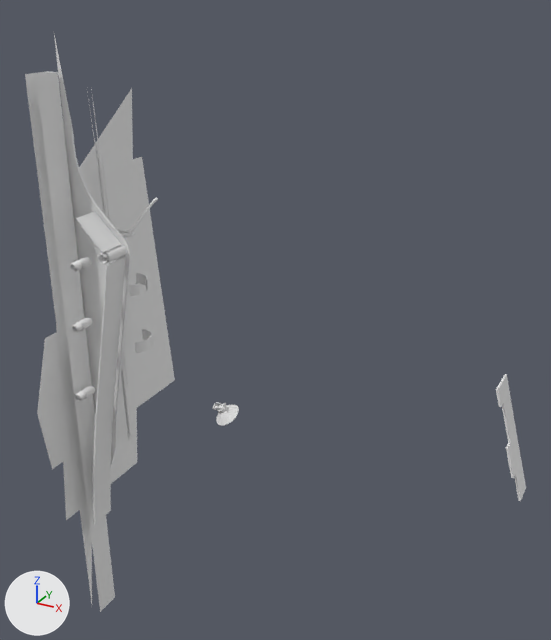
Two versions of the OBJ model DarkChaos-Dev/gameitems/Primitive.LM_GI_gi12_Parts.obj, one commit apart.
Both versions are drawn from a camera (50 mm lens) standing at (506.0, -1091.0, 186.0) and looking at (-103.0, 16.0, -368.0). Every picture has the same lights, and +X, +Y and +Z are marked at lower left. Where no turn or scale is listed for an object, it has been applied to the vertices. Vertices at the same position are counted once.

Names of what the first picture shows: 'LM_GI_gi12_Parts'.
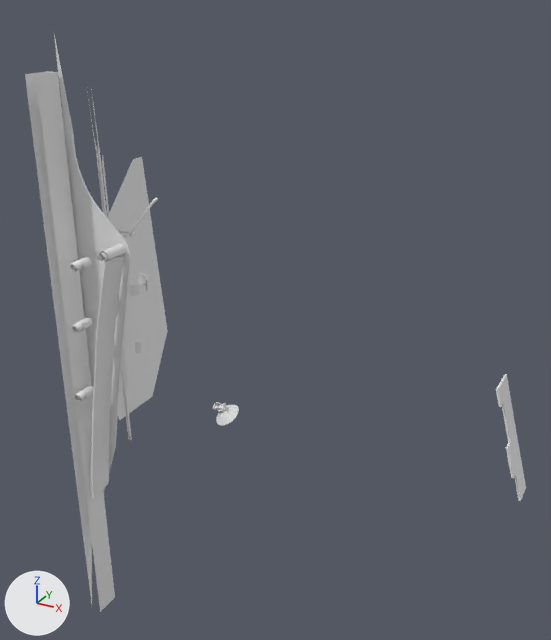
What differs and where, as boxes [x1, y1, x2, y2] in the pictures (551 x 640 px; the box of a moved part takes in the faces that stretch with it):
part 1 of me_lm_gi_gi12_parts, moved or reshaped: before [104, 244, 127, 263]; after [100, 244, 126, 263]
part 2 of me_lm_gi_gi12_parts, rebuilt (9% shorter): before [93, 257, 125, 524]; after [91, 256, 124, 500]
part 3 of me_lm_gi_gi12_parts, deleted: before [76, 207, 121, 253]
part 4 of me_lm_gi_gi12_parts, cut back: before [37, 88, 175, 521]; after [97, 252, 108, 263]

Patch to the scene script:
```diff
--- a/DarkChaos-Dev/gameitems/Primitive.LM_GI_gi12_Parts.obj.py
+++ b/DarkChaos-Dev/gameitems/Primitive.LM_GI_gi12_Parts.obj.py
@@ me_lm_gi_gi12_parts @@
 # used by ob_lm_gi_gi12_parts; location = (0.0, 0.0, 0.0)
-me_lm_gi_gi12_parts.from_pydata(...)  # 3947 vertices, 6595 faces; spans x -477.0..381.0, y -223.0..201.0, z -1081.0..120.0
+me_lm_gi_gi12_parts.from_pydata(...)  # 3708 vertices, 6171 faces; spans x -477.0..381.0, y -163.0..185.0, z -1081.0..120.0
+# me_lm_gi_gi12_parts part 1: the loose piece of 32 vertices spanning x -360.0..-340.0, y -142.0..-92.0, z -253.0..-233.0 is moved by (-2.0, 0.0, 1.0)
+# me_lm_gi_gi12_parts part 2: the loose piece of 116 vertices spanning x -440.0..-341.0, y -149.0..-99.0, z -835.0..-254.0 is rebuilt with 96 vertices and now spans x -438.0..-344.0, y -149.0..-99.0, z -776.0..-253.0
+# me_lm_gi_gi12_parts part 3: the loose piece of 65 vertices spanning x -412.0..-347.0, y -149.0..-99.0, z -232.0..-168.0 is deleted
+# me_lm_gi_gi12_parts part 4
+# 175 vertices are removed from x -477.0..-342.0, y -223.0..201.0, z -815.0..3.0
+# 367 faces are deleted
+# 4 vertices in x -356.0..-347.0, y -149.0..-144.0, z -251.0..-237.0 move by (1.0, 0.0, 3.0)
+# 3 vertices in x -356.0..-345.0, y -144.0..-91.0, z -243.0..-241.0 move by (-1.0, 0.0, -1.0)
+# 24 vertices move from x -405.0..-342.0, y -149.0..-91.0, z -265.0..-234.0 to x -405.0..-343.0, y -149.0..-91.0, z -265.0..-233.0
+# 26 vertices are added at x -360.0..-346.0, y -149.0..-91.0, z -250.0..-236.0
+# 5 new vertices lie (0.0, 5.0, 0.0) away from vertices in x -353.0..-342.0, y -149.0, z -251.0..-234.0
+# 100 new faces join them
```
